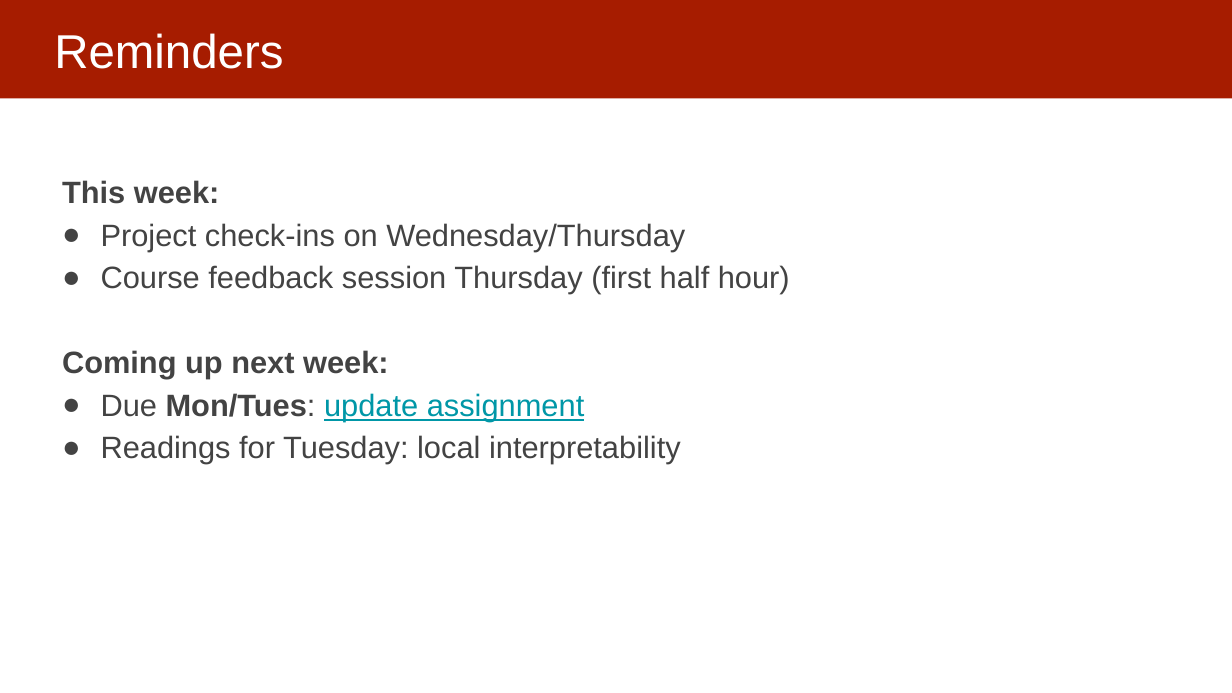
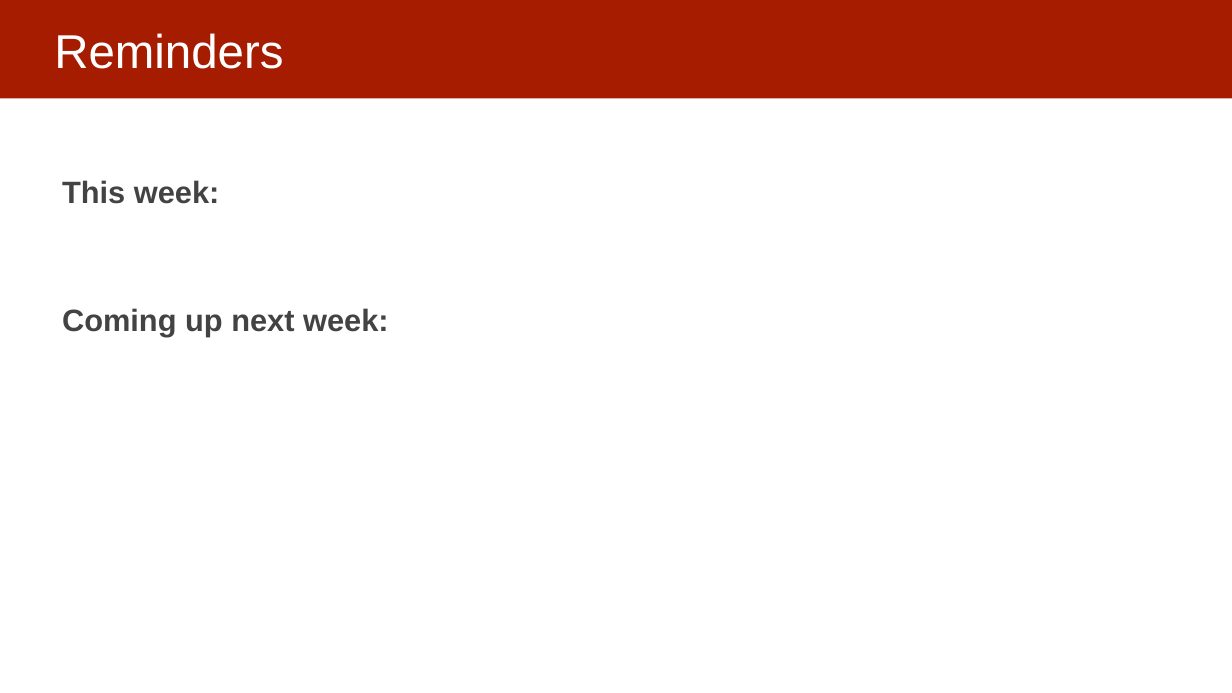
Before and after one commit to dssg/mlforpublicpolicylab, a slide deck: slide 26 of 11 - Model Interpretability/Interpretability part 1.pptx (slide 28 before the commit). Drawn at 1232x693 pixels with LibreOffice and Linux fonts; fonts in the diff are those of the drawing. Boxes give left, top, right and bottom in pixels: in the first picture for what was removed or moved away, otherwise in the second. Text is boxed around its words. In the diff, an @@ line names an element or a change of style, - is before the commit and + after.

Commit message:
updated interpretability

```diff
--- a/11 - Model Interpretability/Interpretability part 1.pptx
+++ b/11 - Model Interpretability/Interpretability part 1.pptx
@@ text at (x1=101, y1=223, x2=790, y2=294): paragraphs removed @@
-● Project check-ins on Wednesday/Thursday
-● Course feedback session Thursday (first half hour)
@@ text at (x1=101, y1=393, x2=681, y2=464): paragraphs removed @@
-● Due Mon/Tues: update assignment
-● Readings for Tuesday: local interpretability
```
Also in this commit, not shown: 4 other slides changed, 1 slide added, 3 slides removed.
